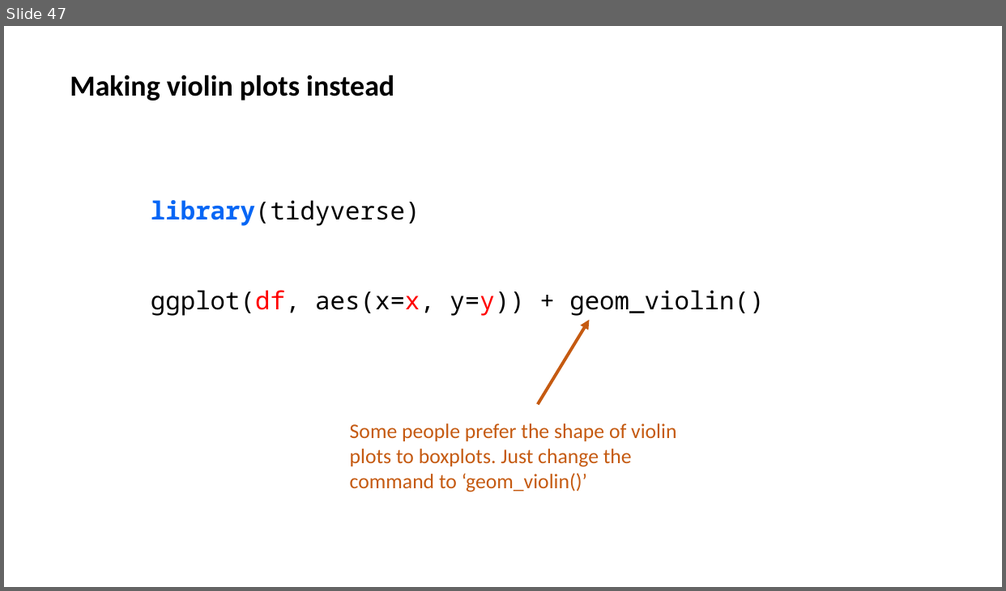
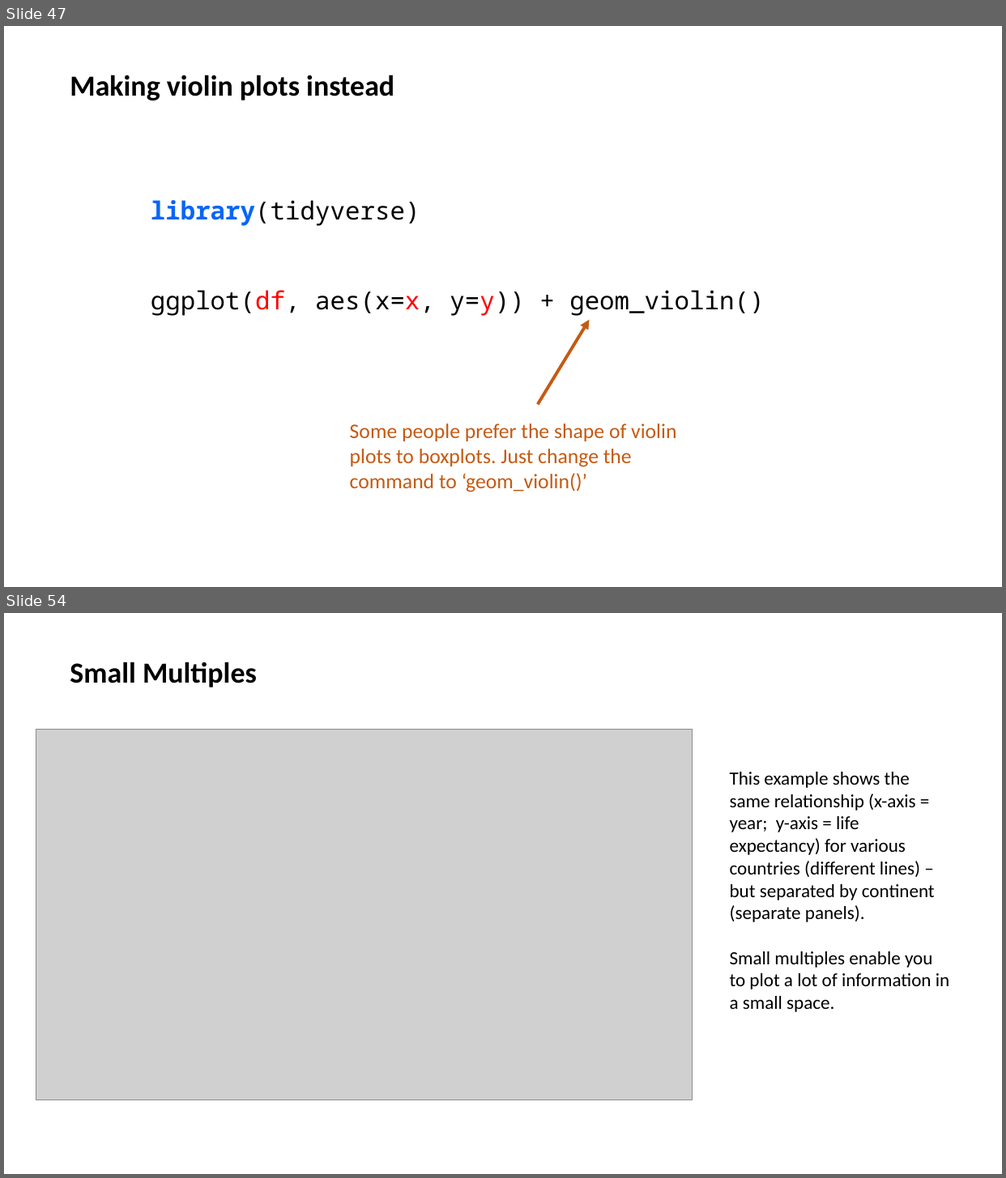
Before and after one commit to jalapic/PSY317L, a slide deck: slides/intro_ggplot2.pptx. Shown one above the other, each under a label of ours: slide 47 before the commit, slides 47 and 54 after it; the slides between them are not shown. The pictures are 1006x591 and 1006x1178 pixels, drawn with LibreOffice and Linux fonts; fonts in the diff are those of the drawing; grey boxes stand for pictures. Boxes give left, top, right and bottom in pixels: in the first picture for what was removed or moved away, otherwise in the second. Text is boxed around its words. In the diff, an @@ line names an element or a change of style, - is before the commit and + after.

```diff
--- a/slides/intro_ggplot2.pptx
+++ b/slides/intro_ggplot2.pptx
@@ slide 54 added at (4, 613, 1002, 1174), background #FFFFFF @@
@@ text added at (70, 662, 257, 688), 28 pt, text #000000, bold @@
+Small Multiples
@@ picture added at (36, 729, 692, 1101) @@
@@ text added at (730, 772, 949, 1012), 18 pt, text #000000 @@
+This example shows the same relationship (x-axis = year; y-axis = life expectancy) for various countries (different lines) – but separated by continent (separate panels).
+Small multiples enable you to plot a lot of information in a small space.
```
Also in this commit, not shown: 10 other slides added, 2 slides removed, 2 other files.
